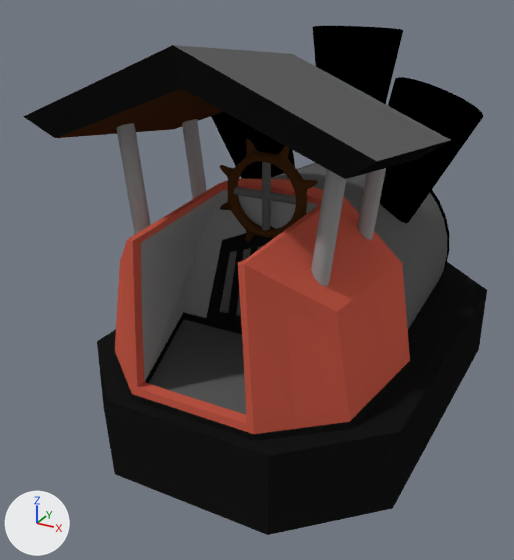
A saved change to the Blender file Assets/Models/SteamEngine.blend.
The view is the same before and after, from a camera (50 mm lens) standing at (3.64, -8.03, 4.86) and looking at (-0.57, -0.36, 1.02). The lights are fixed; the arrows at lower left show +X, +Y and +Z.

The first picture shows 'AdditionalPipes', 'Base', 'Cabin', 'Engine', 'Pipe', 'Steering Wheel'.
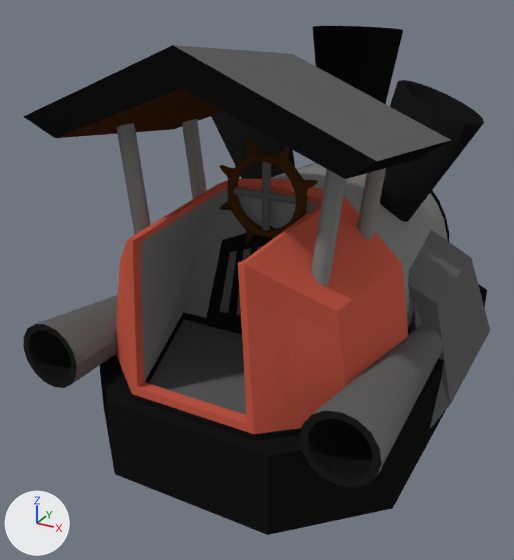
Where the newer file only moved an object's origin or applied its transform, the numbers keep the older frame.

What changed in the scene script:
```text
Add mat_lightmetal:
    mat_lightmetal = diffuse_material('LightMetal')
    mat_lightmetal.base_color = (0.233, 0.233, 0.233)  # grey #858585
Change me_cone_001:
    where me_cone_001.from_pydata(...)  # 96 vertices, 81 faces; spans x -1.9..-0.42, y 0.09..1.23, z -0.42..1.68
    used by ob_additionalpipes; location = (0.0, 1.28, 3.12); rotation_euler = (3.021, -0.0199, -0.00759), in degrees (173, -1.1, -0.4)
    me_cone_001 part 1: the whole mesh is multiplied about the mesh origin by the matrix ((1.0, -0.01, 0.019), (-0.008, -0.993, -0.12), (0.02, 0.12, -0.993))
Change me_cube_002:
    where me_cube_002.from_pydata(...)  # 225 vertices, 180 faces; spans x -1.85..0.0, y -1.16..1.13, z -1.0..2.8
    used by ob_cabin; location = (0.0, -1.72, 1.46)
    me_cube_002 part 2: all 22 faces that had it switch from mat_metal (grey #9b9b9b) to mat_lightmetal (grey #858585)
Change me_cylinder:
    where me_cylinder.from_pydata(...)  # 105 vertices, 82 faces; spans x -1.5..1.5, y -0.57..1.5, z -2.08..1.4
    used by ob_engine; location = (0.0, 0.65, 1.0); rotation_euler = (1.571, 0.0, 0.0), in degrees (90, 0, 0)
    me_cylinder part 3: all 41 faces that had it switch from mat_engine (dark grey #5f5f5f) to mat_lightmetal (grey #858585)
    me_cylinder part 4: all 41 faces that had it switch from mat_engine_decoration (black #000000) to mat_enginebase (black #181818)
Add me_cylinder_002:
    me_cylinder_002.from_pydata(...)  # 144 vertices, 129 faces; spans x -2.15..-1.32, y -3.04..0.42, z 0.44..1.27
    me_cylinder_002.polygons.foreach_set('use_smooth', [True] * 129)
    # faces by material slot: [80, 49]
    me_cylinder_002.materials.append(mat_darkmetal)  # dark grey #636363
    me_cylinder_002.materials.append(mat_enginebase)  # black #181818
Add me_cube_004:
    me_cube_004.from_pydata([(-2.16, -0.43, -0.04), (-1.81, -0.22, 1.16), (-2.16, 1.79, -0.04), (-1.81, 1.48, 1.16), (-1.93, -0.8, -0.41), (-1.93, 2.05, -0.41), (-1.54, 1.48, 1.12), (-1.54, -0.22, 1.12), (-1.27, -0.02, 1.55), (-1.27, 1.27, 1.55), (-1.1, 1.48, 1.5), (-1.1, -0.22, 1.5)], [], [(1, 3, 2, 0), (0, 2, 5, 4), (7, 6, 10, 11), (3, 6, 5, 2), (6, 7, 4, 5), (7, 1, 0, 4), (1, 7, 11, 8), (6, 3, 9, 10), (3, 1, 8, 9)])
    me_cube_004.materials.append(mat_darkmetal)  # dark grey #636363
Change ob_additionalpipes:
    ob_additionalpipes.rotation_euler: (3.021, -0.0199, -0.00759) -> (0.0, 0.0, 0.0)  # degrees (173, -1.1, -0.4) -> degrees (0, 0, 0)
Add ob_boostpipes:
    ob_boostpipes = bpy.data.objects.new('BoostPipes', me_cylinder_002)
    ob_boostpipes.location = (0.0, 0.0, 0.0)
    _m = ob_boostpipes.modifiers.new('Mirror', 'MIRROR')
Add ob_side_armor:
    ob_side_armor = bpy.data.objects.new('Side Armor', me_cube_004)
    ob_side_armor.location = (0.0, 0.0, 0.0)
    _m = ob_side_armor.modifiers.new('Mirror', 'MIRROR')
```

Boxes [x1, y1, x2, y2] around the edits, measured in the pictures (514 x 560 px):
'BoostPipes', added
    after: [23, 295, 443, 488]
    faces in mat_darkmetal (dark grey #636363): [36, 295, 443, 476]
    faces in mat_enginebase (black #181818): [23, 324, 382, 488]
'AdditionalPipes', reshaped, turned
    before: [211, 77, 483, 223]
    after: [211, 80, 484, 222]
'Side Armor', added
    after: [408, 230, 490, 428]
part 2 of me_cube_002, recoloured
    both: [116, 119, 386, 380]
part 3 of me_cylinder, recoloured (black to grey)
    both: [271, 163, 447, 329]
part 4 of me_cylinder, recoloured
    both: [430, 190, 450, 242]
